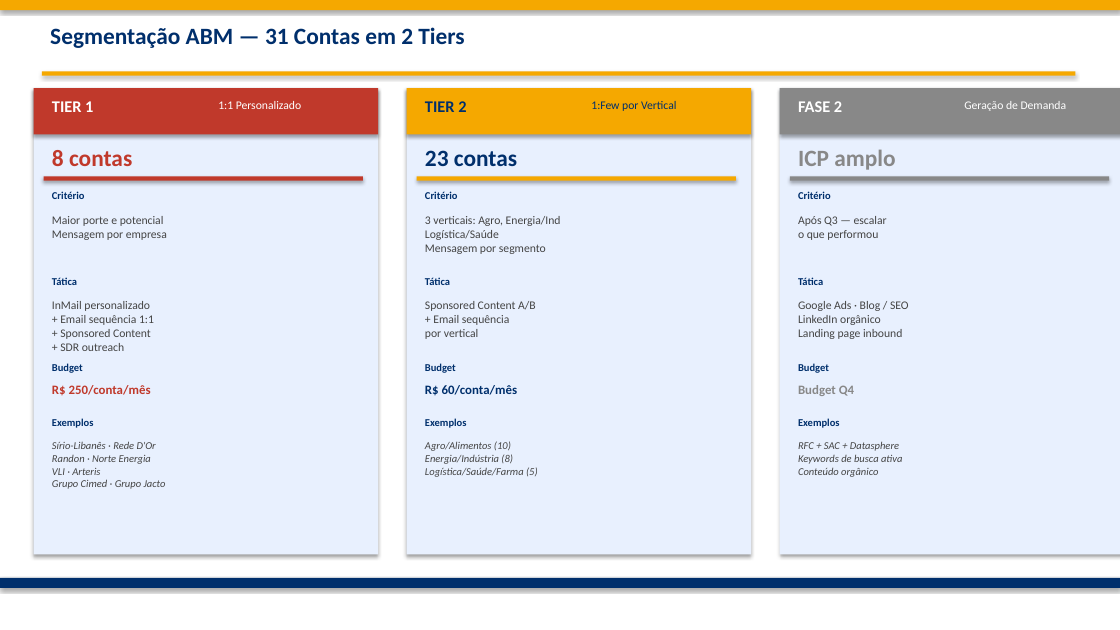
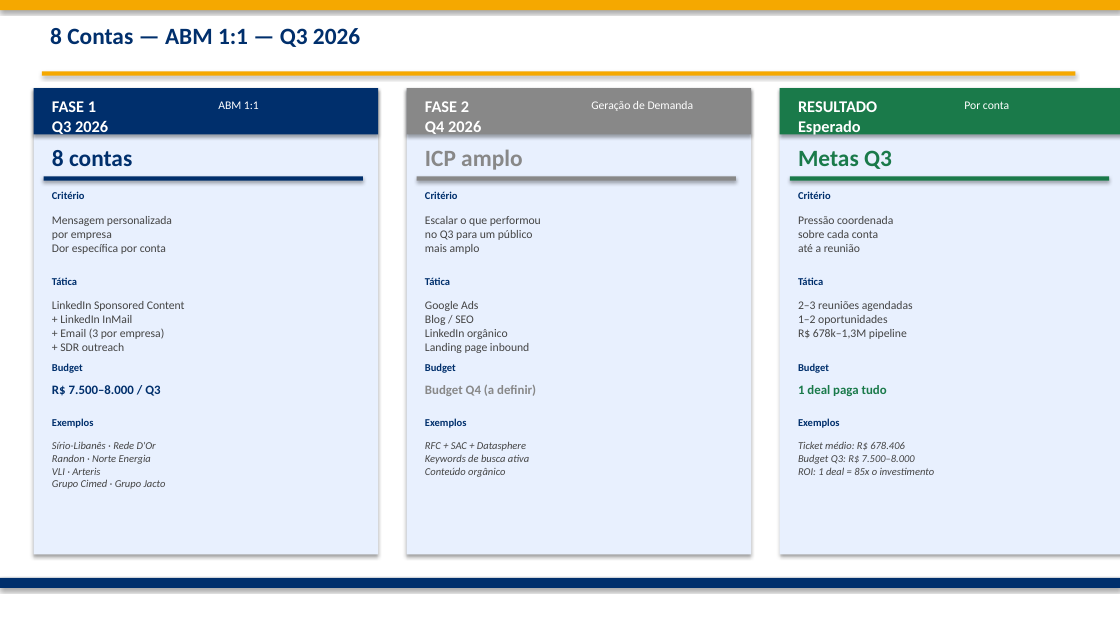
Before and after one commit to frsant96-gif/marketing-agents, a slide deck: slide 3 of marketing/campanhas/fabrica-de-analytics-q3-2026/Fabrica_Analytics_ABM_Q3_2026.pptx. Drawn at 1120x630 pixels with LibreOffice and Linux fonts; fonts in the diff are those of the drawing. Boxes give left, top, right and bottom in pixels: in the first picture for what was removed or moved away, otherwise in the second. Text is boxed around its words. In the diff, an @@ line names an element or a change of style, - is before the commit and + after.

```diff
--- a/marketing/campanhas/fabrica-de-analytics-q3-2026/Fabrica_Analytics_ABM_Q3_2026.pptx
+++ b/marketing/campanhas/fabrica-de-analytics-q3-2026/Fabrica_Analytics_ABM_Q3_2026.pptx
@@ text at bbox=[50, 28, 360, 47]: text changed @@
-Segmentação ABM — 31 Contas em 2 Tiers
+8 Contas — ABM 1:1 — Q3 2026
@@ rectangle at bbox=[34, 88, 378, 134]: fill #C0392B to #002F6C @@
@@ rectangle at bbox=[407, 88, 751, 134]: fill #F5A800 to #888888 @@
@@ rectangle at bbox=[780, 88, 1120, 134]: fill #888888 to #1A7A4A @@
@@ text at bbox=[52, 101, 108, 137]: text changed @@
-TIER 1
+FASE 1
+Q3 2026
@@ text at bbox=[218, 101, 259, 109]: text changed @@
-1:1 Personalizado
+ABM 1:1
@@ text at bbox=[425, 101, 481, 134]: text changed; text colour #002F6C to #FFFFFF @@
-TIER 2
+FASE 2
+Q4 2026
@@ text at bbox=[591, 101, 694, 111]: text changed; text colour #002F6C to #FFFFFF @@
-1:Few por Vertical
+Geração de Demanda
@@ text at bbox=[798, 101, 877, 137]: text changed @@
-FASE 2
+RESULTADO
+Esperado
@@ text at bbox=[964, 101, 1009, 109]: text changed @@
-Geração de Demanda
+Por conta
@@ text "8 contas" at bbox=[52, 150, 132, 166]: text colour #C0392B to #002F6C @@
@@ text at bbox=[425, 149, 522, 170]: text changed; text colour #002F6C to #888888 @@
-23 contas
+ICP amplo
@@ rectangle at bbox=[44, 176, 363, 181]: fill #C0392B to #002F6C @@
@@ rectangle at bbox=[417, 176, 736, 181]: fill #F5A800 to #888888 @@
@@ rectangle at bbox=[790, 176, 1109, 181]: fill #888888 to #1A7A4A @@
@@ text at bbox=[798, 150, 892, 169]: text changed; text colour #888888 to #1A7A4A @@
-ICP amplo
+Metas Q3
@@ text at bbox=[52, 216, 172, 254]: text changed @@
-Maior porte e potencial
-Mensagem por empresa
+Mensagem personalizada
+por empresa
+Dor específica por conta
@@ text at bbox=[425, 216, 541, 254]: text changed @@
-3 verticais: Agro, Energia/Ind
-Logística/Saúde
-Mensagem por segmento
+Escalar o que performou
+no Q3 para um público
+mais amplo
@@ text at bbox=[798, 216, 893, 252]: text changed @@
-Após Q3 — escalar
-o que performou
+Pressão coordenada
+sobre cada conta
+até a reunião
@@ text at bbox=[52, 301, 185, 351]: text changed @@
-InMail personalizado
-+ Email sequência 1:1
-+ Sponsored Content
-+ SDR outreach
+LinkedIn Sponsored Content
++ LinkedIn InMail
++ Email (3 por empresa)
++ SDR outreach
@@ text at bbox=[425, 301, 529, 353]: text changed @@
-Sponsored Content A/B
-+ Email sequência
-por vertical
+Google Ads
+Blog / SEO
+LinkedIn orgânico
+Landing page inbound
@@ text at bbox=[798, 301, 913, 339]: text changed @@
-Google Ads · Blog / SEO
-LinkedIn orgânico
-Landing page inbound
+2–3 reuniões agendadas
+1–2 oportunidades
+R$ 678k–1,3M pipeline
@@ text at bbox=[52, 385, 160, 396]: text changed; text colour #C0392B to #002F6C @@
-R$ 250/conta/mês
+R$ 7.500–8.000 / Q3
@@ text at bbox=[425, 385, 536, 396]: text changed; text colour #002F6C to #888888 @@
-R$ 60/conta/mês
+Budget Q4 (a definir)
@@ text at bbox=[798, 385, 887, 396]: text changed; text colour #888888 to #1A7A4A @@
-Budget Q4
+1 deal paga tudo
@@ text at bbox=[425, 441, 529, 477]: text changed @@
-Agro/Alimentos (10)
-Energia/Indústria (8)
-Logística/Saúde/Farma (5)
+RFC + SAC + Datasphere
+Keywords de busca ativa
+Conteúdo orgânico
@@ text at bbox=[798, 441, 935, 475]: text changed @@
-RFC + SAC + Datasphere
-Keywords de busca ativa
-Conteúdo orgânico
+Ticket médio: R$ 678.406
+Budget Q3: R$ 7.500–8.000
+ROI: 1 deal = 85x o investimento
```
Also in this commit, not shown: 4 other slides changed, 3 other files.
